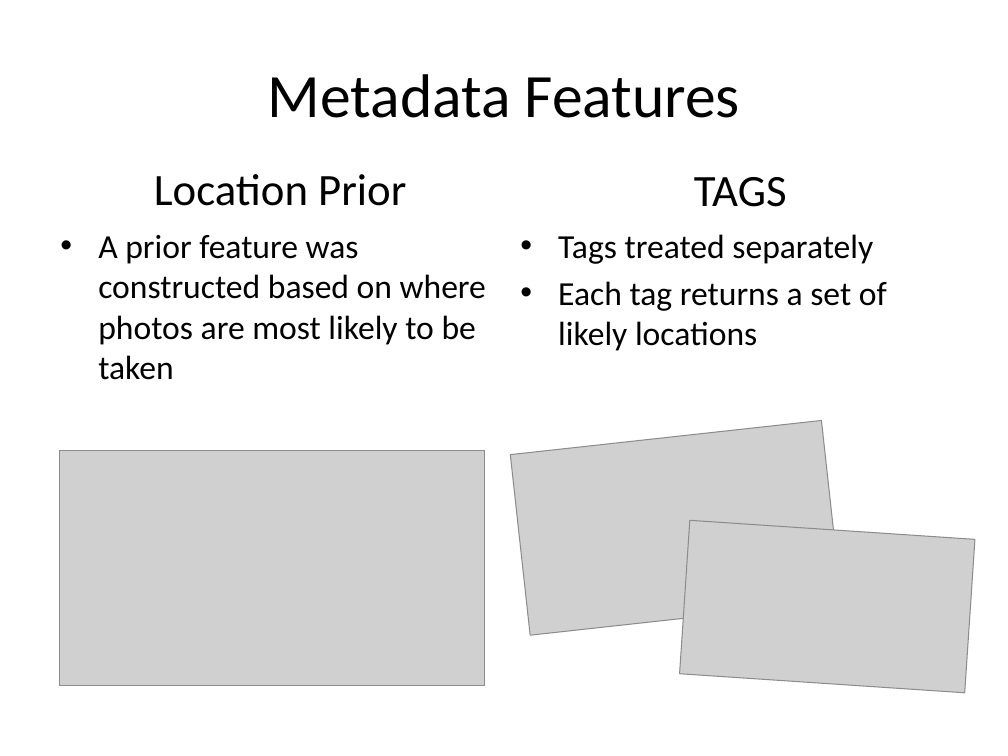
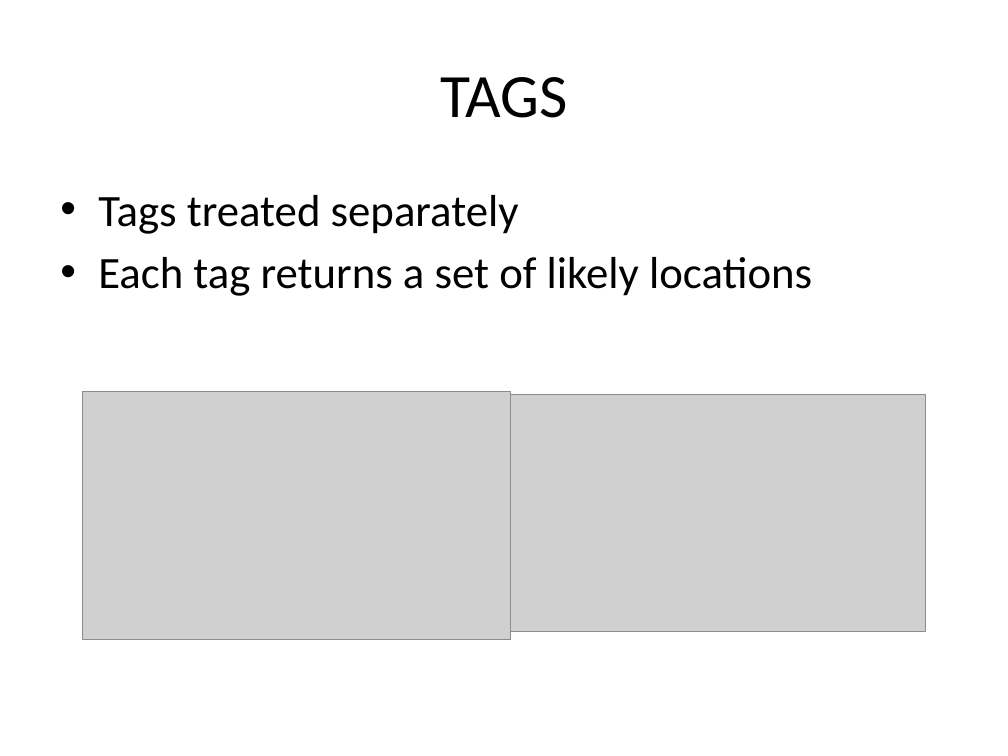
Before and after one commit to daviesjamie/soton-mediaeval2013, a slide deck: slide 4 of presentations/placing.pptx (slide 3 before the commit). Drawn at 1008x756 pixels with LibreOffice and Linux fonts; fonts in the diff are those of the drawing; grey boxes stand for pictures; background and template pictures are left out. Boxes give left, top, right and bottom in pixels: in the first picture for what was removed or moved away, otherwise in the second. Text is boxed around its words. In the diff, an @@ line names an element or a change of style, - is before the commit and + after.

Commit message:
Added prior map to placing slides.

```diff
--- a/presentations/placing.pptx
+++ b/presentations/placing.pptx
@@ title "TAGS": place and size @@
-title "TAGS" at bbox=[694, 177, 787, 207]
+title "TAGS" at bbox=[440, 77, 567, 118]
@@ title "TAGS" at bbox=[440, 77, 567, 118]: size 32 to 44 pt; less space between paragraphs; vertical alignment top to middle @@
@@ title removed at bbox=[268, 74, 740, 118] @@
-Metadata Features
@@ text "Tags treated separately": place and size @@
-text "Tags treated separately" at bbox=[558, 234, 887, 351]
+text "Tags treated separately" at bbox=[98, 195, 812, 296]
@@ text "Tags treated separately" at bbox=[98, 195, 812, 296]: size 24 to 32 pt; more space between paragraphs @@
@@ text removed at bbox=[154, 174, 406, 206] @@
-Location Prior
@@ text removed at bbox=[98, 235, 486, 380] @@
-• A prior feature was constructed based on where photos are most likely to be taken
@@ picture at bbox=[83, 392, 510, 640]: rotation 353 to 0 degrees @@
@@ picture added at bbox=[510, 395, 924, 632] @@
@@ picture removed at bbox=[59, 451, 485, 685] @@
@@ picture removed at bbox=[680, 521, 975, 694] @@
```
Also in this commit, not shown: 5 slides added.
